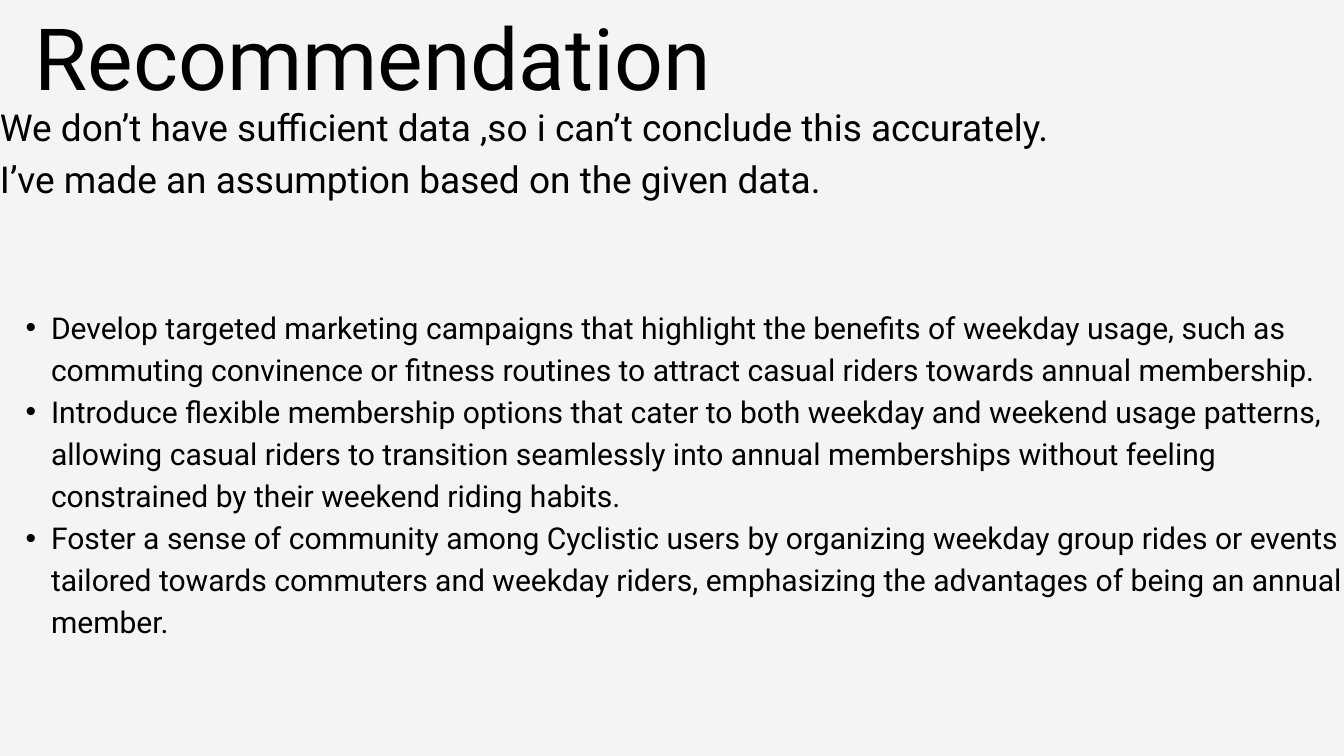
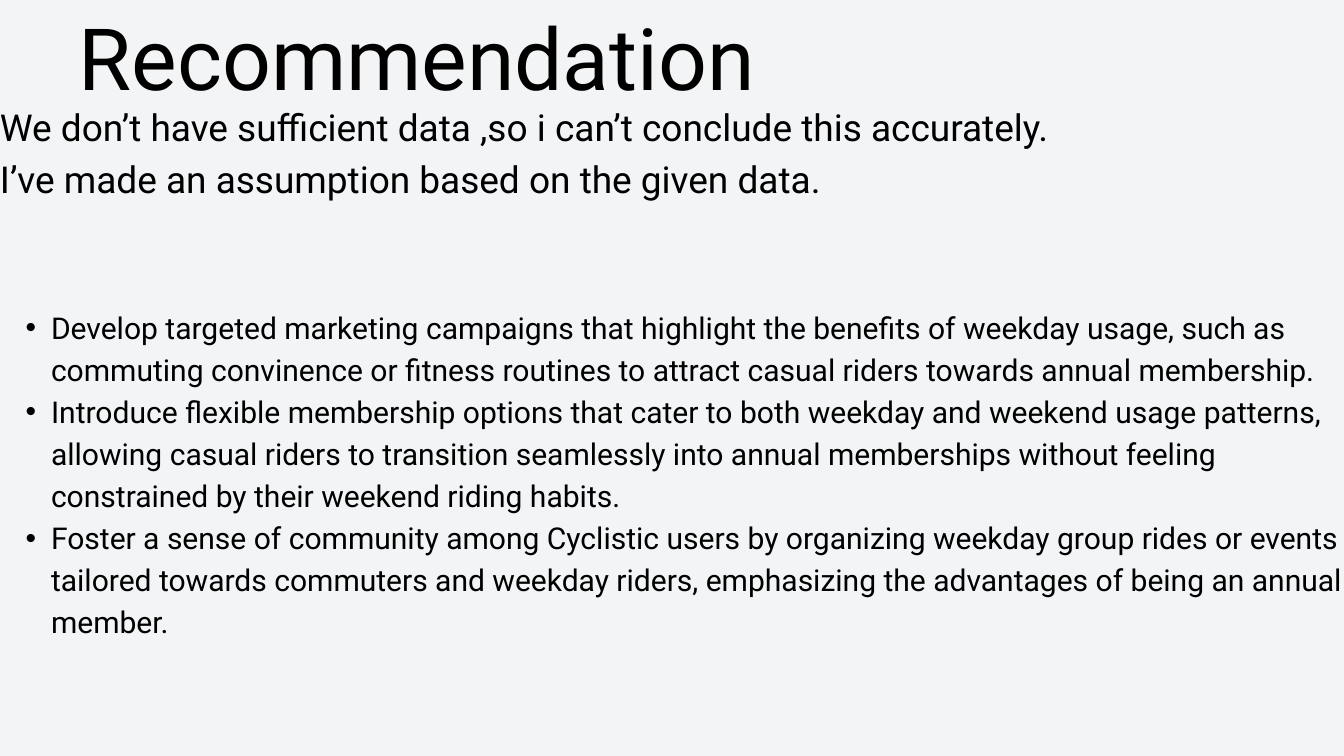
Before and after one commit to Bhuvana31099/Cyclistic-bike-share-analysis, a slide deck: slide 6 of Cyclistic bike share Report.pptx. Drawn at 1344x756 pixels with LibreOffice and Linux fonts; fonts in the diff are those of the drawing. Boxes give left, top, right and bottom in pixels: in the first picture for what was removed or moved away, otherwise in the second. Text is boxed around its words. In the diff, an @@ line names an element or a change of style, - is before the commit and + after.

```diff
--- a/Cyclistic bike share Report.pptx
+++ b/Cyclistic bike share Report.pptx
@@ text "Recommendation": place and size @@
-text "Recommendation" at [35,25,711,91]
+text "Recommendation" at [79,25,755,91]
```
Also in this commit, not shown: 2 other slides changed.
